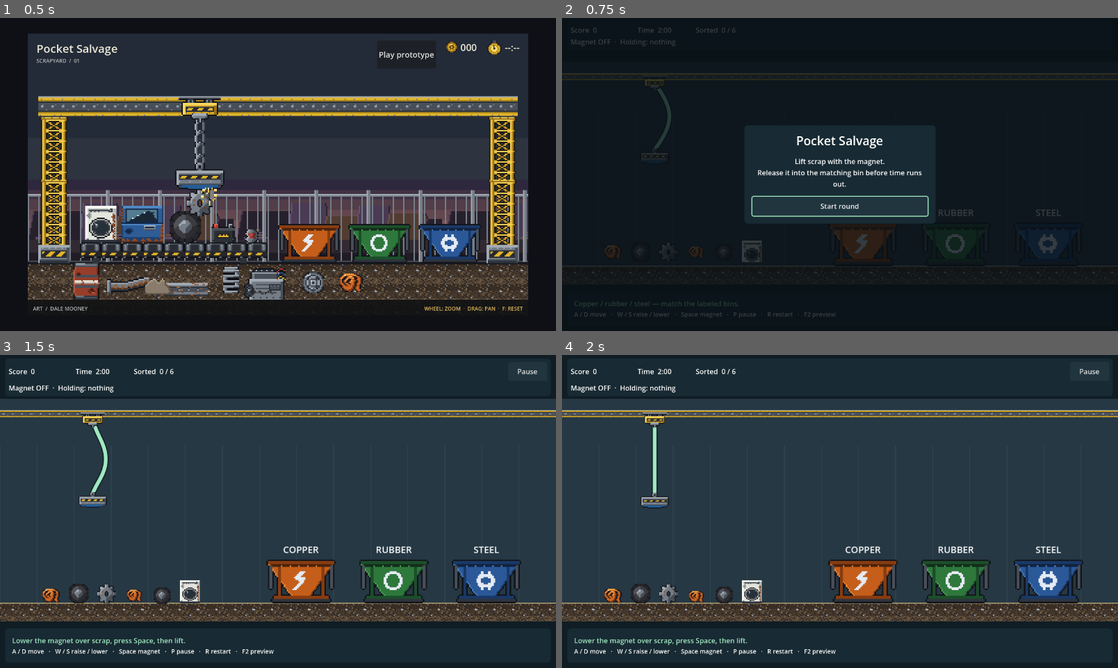
Above: before the commit, frames 1-4 (two rows, left to right).
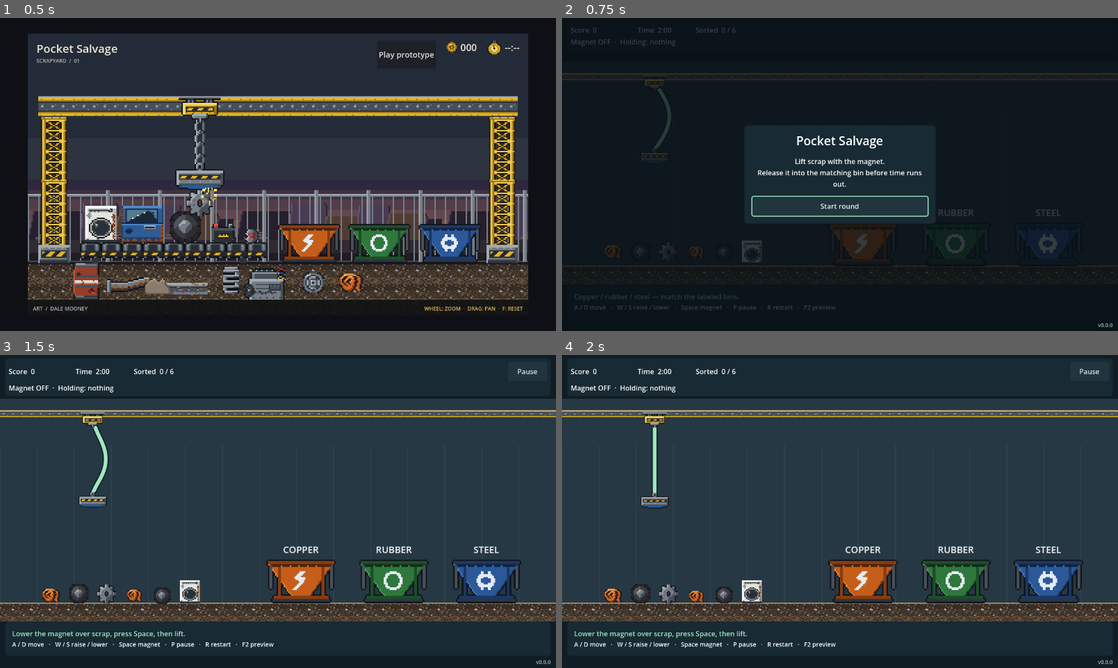
Above: after the commit, the same moments.

Repository: RaresKeY/pocket-salvage
Game: Godot game, scene res://scenes/main.tscn
Same seed, same stepped clock (60 frames per second), same inputs: the game is played once before the commit and once after it.
Inputs:
- Up to frame 1 (0.5 s): no input
- Up to frame 2 (0.75 s): click "Play prototype" at 0.5 s
- Up to frame 3 (1.5 s): click "Start round" at 1.25 s
- Up to frame 4 (2 s): no input

Frame 1 is identical in both runs. In frame 2, 0.5% of the frame differs, in the area x 2-99%, y 88-99%; in frame 3, 1.2%; in frame 4, 1.2%.

Commit message:
Show prototype version in a reserved HUD corner

Diff:
--- a/scripts/ui/round_hud.gd
+++ b/scripts/ui/round_hud.gd
@@ -58,7 +58,7 @@
 	bottom.grow_vertical = GROW_DIRECTION_BEGIN
 	bottom.offset_left = 12
 	bottom.offset_right = -12
-	bottom.offset_bottom = -12
+	bottom.offset_bottom = -28
 	add_child(bottom)
 	var foot := VBoxContainer.new()
 	bottom.add_child(foot)
@@ -90,6 +90,18 @@
 	action.custom_minimum_size.y = 48
 	action.pressed.connect(_activate)
 	content.add_child(action)
+	var version := Label.new()
+	version.name = "Version"
+	version.text = "v" + str(ProjectSettings.get_setting("application/config/version", "0.1.0"))
+	version.add_theme_font_size_override("font_size", 12)
+	version.add_theme_color_override("font_color", Color("b0bdc4"))
+	version.horizontal_alignment = HORIZONTAL_ALIGNMENT_RIGHT
+	version.set_anchors_and_offsets_preset(PRESET_BOTTOM_RIGHT)
+	version.offset_left = -90
+	version.offset_right = -12
+	version.offset_top = -22
+	version.offset_bottom = -4
+	add_child(version)
 	_ignore_decoration(self)
 	modal.mouse_filter = MOUSE_FILTER_STOP
 	present(_pending)
--- a/tests/hud_test.gd
+++ b/tests/hud_test.gd
@@ -44,6 +44,11 @@
 		await process_frame
 		assert(Rect2(Vector2.ZERO, Vector2(dimensions)).encloses(hud.action.get_global_rect()))
 		assert(hud.action.size.y >= 44)
+		var version := hud.get_node("Version") as Label
+		assert(version.text == "v" + str(ProjectSettings.get_setting("application/config/version")))
+		assert(version.is_visible_in_tree())
+		assert(Rect2(Vector2.ZERO, Vector2(dimensions)).encloses(version.get_global_rect()))
+		assert(not version.get_global_rect().intersects(hud.hints_label.get_global_rect()))
 	hud.queue_free()
 	await process_frame
 	print("HUD_TEST_OK states, signals, real mouse clicks, focus, counters, responsive actions")
Not shown, changed: design/salvage_prototype.md
Not shown, changed: specs/round_hud.md
